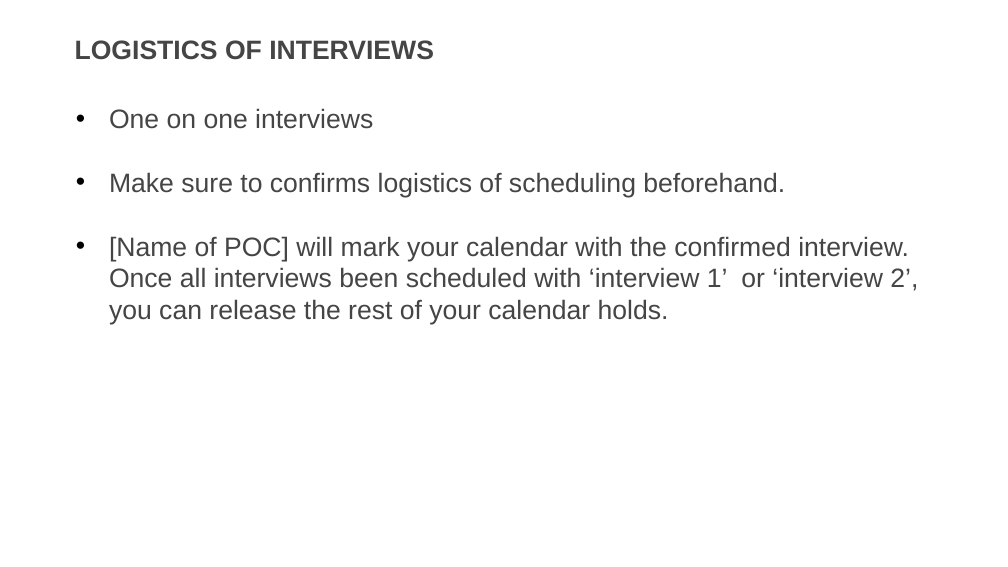
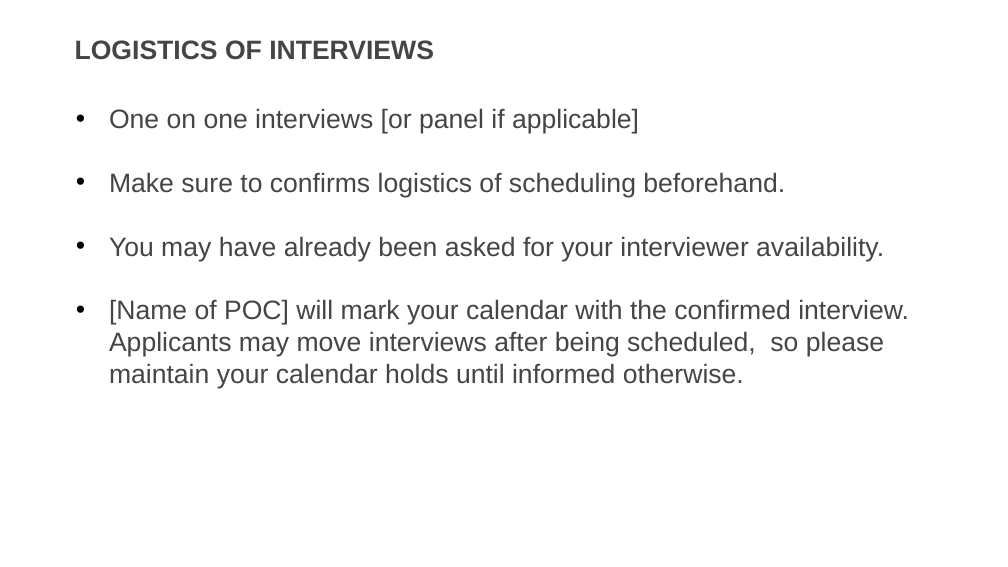
Before and after one commit to usds/SME-QA-Website, a slide deck: slide 6 of toolkit/assessments/phone-interview-training-presentation.pptx. Drawn at 1008x567 pixels with LibreOffice and Linux fonts; fonts in the diff are those of the drawing. Boxes give left, top, right and bottom in pixels: in the first picture for what was removed or moved away, otherwise in the second. Text is boxed around its words. In the diff, an @@ line names an element or a change of style, - is before the commit and + after.

```diff
--- a/toolkit/assessments/phone-interview-training-presentation.pptx
+++ b/toolkit/assessments/phone-interview-training-presentation.pptx
@@ text at box(109, 108, 639, 133): text changed @@
-• One on one interviews
+• One on one interviews [or panel if applicable]
@@ text at box(109, 236, 909, 389): text changed @@
-• [Name of POC] will mark your calendar with the confirmed interview. Once all interviews been scheduled with ‘interview 1’ or ‘interview 2’, you can release the rest of your calendar holds.
+• You may have already been asked for your interviewer availability.
+• [Name of POC] will mark your calendar with the confirmed interview. Applicants may move interviews after being scheduled, so please maintain your calendar holds until informed otherwise.
```
Also in this commit, not shown: 4 other slides changed.
